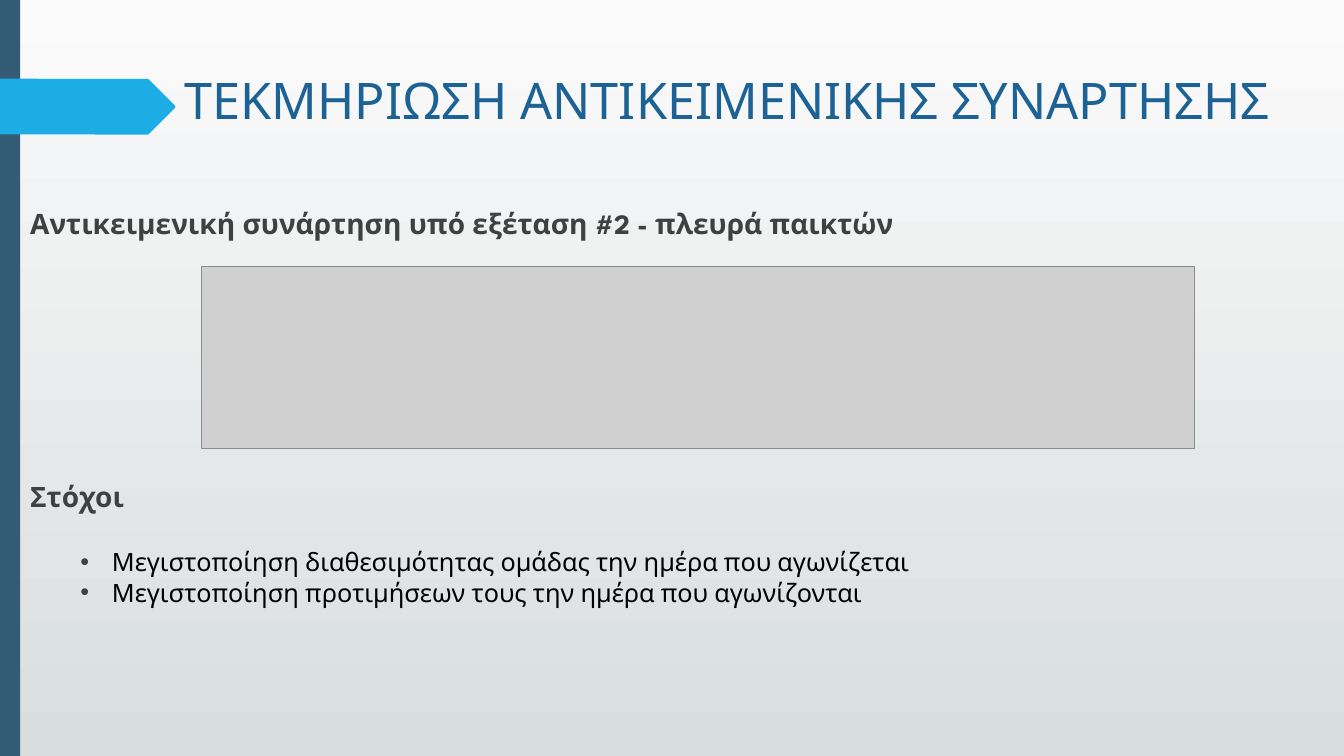
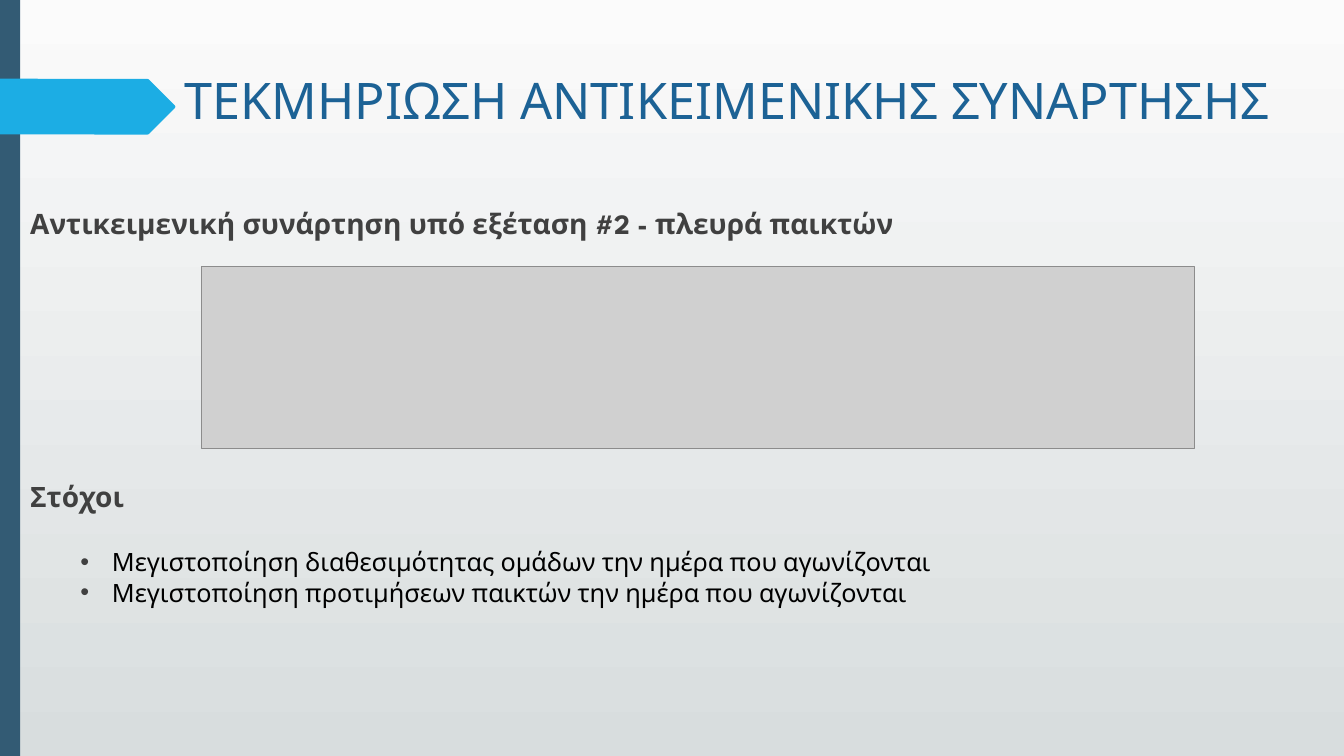
Before and after one commit to GeorgeTsialios/Sports-scheduling-for-amateur-leagues, a slide deck: slide 20 of Presentation.pptx. Drawn at 1344x756 pixels with LibreOffice and Linux fonts; fonts in the diff are those of the drawing; grey boxes stand for pictures. Boxes give left, top, right and bottom in pixels: in the first picture for what was removed or moved away, otherwise in the second. Text is boxed around its words. In the diff, an @@ line names an element or a change of style, - is before the commit and + after.

```diff
--- a/Presentation.pptx
+++ b/Presentation.pptx
@@ text at bbox=[112, 550, 930, 608]: text changed @@
-  • Μεγιστοποίηση διαθεσιμότητας ομάδας την ημέρα που αγωνίζεται
-  • Μεγιστοποίηση προτιμήσεων τους την ημέρα που αγωνίζονται
+  • Μεγιστοποίηση διαθεσιμότητας ομάδων την ημέρα που αγωνίζονται
+  • Μεγιστοποίηση προτιμήσεων παικτών την ημέρα που αγωνίζονται
```
Also in this commit, not shown: 2 other slides changed, 2 slides added, 1 other file.
